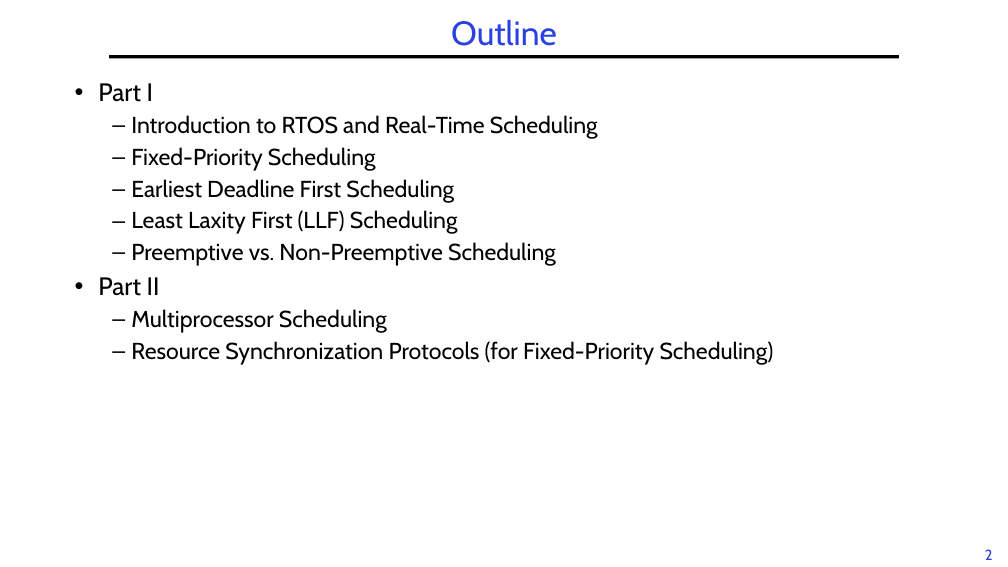
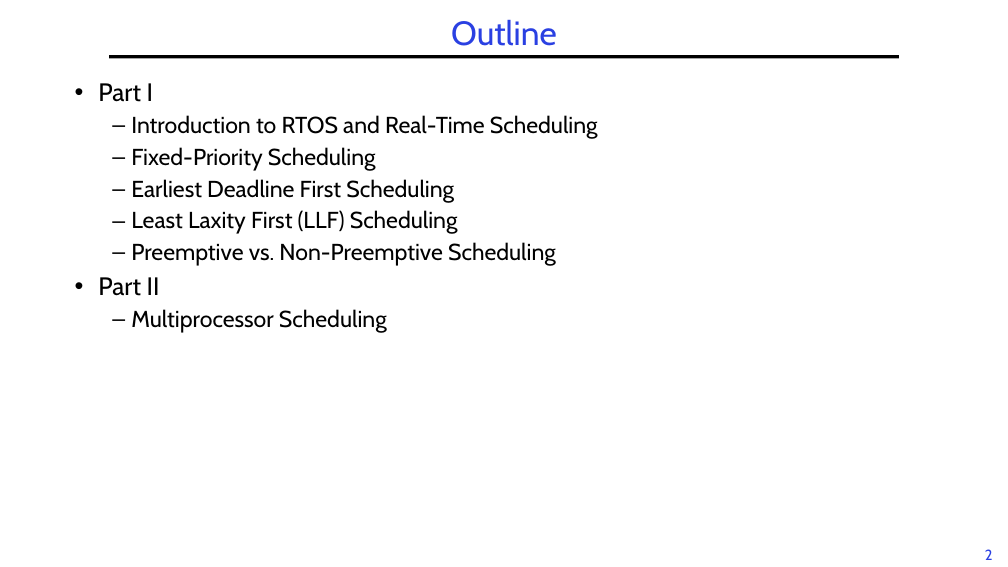
Before and after one commit to guhofstra/CSC112Fa26, a slide deck: slide 2 of PPTs/L6-RTScheduling II.pptx. Drawn at 1008x567 pixels with LibreOffice and Linux fonts; fonts in the diff are those of the drawing. Boxes give left, top, right and bottom in pixels: in the first picture for what was removed or moved away, otherwise in the second. Text is boxed around its words. In the diff, an @@ line names an element or a change of style, - is before the commit and + after.

```diff
--- a/PPTs/L6-RTScheduling II.pptx
+++ b/PPTs/L6-RTScheduling II.pptx
@@ text at bbox=[131, 341, 774, 365]: paragraph removed @@
-  – Resource Synchronization Protocols (for Fixed-Priority Scheduling)
```
Also in this commit, not shown: 29 slides removed, 14 other files.
